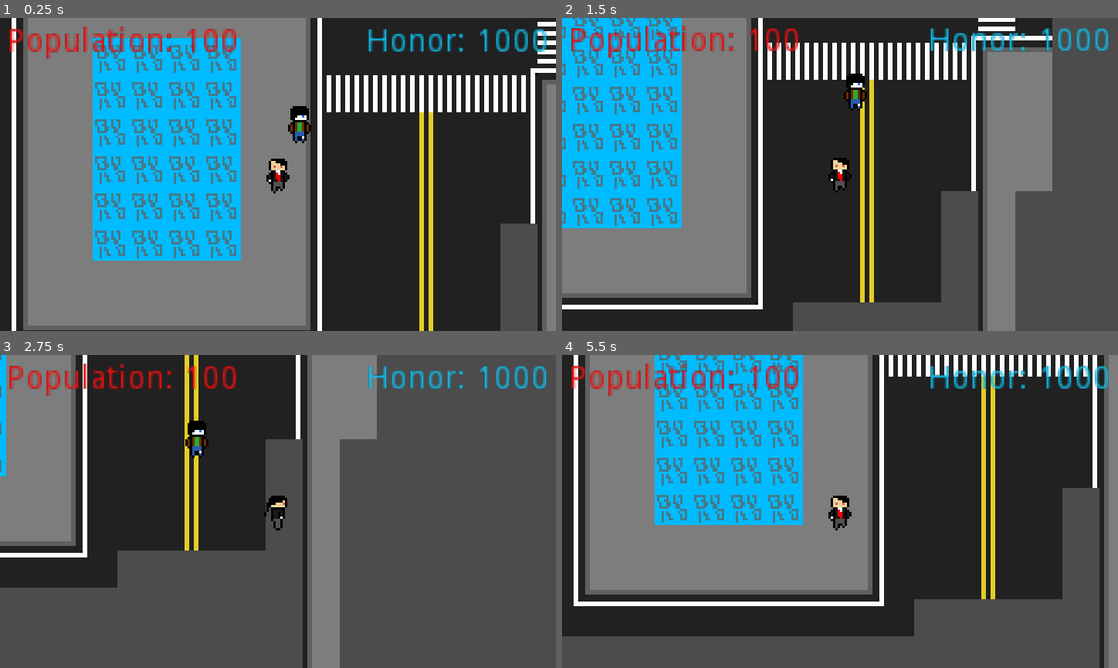
Above: before the commit, frames 1-4 (two rows, left to right).
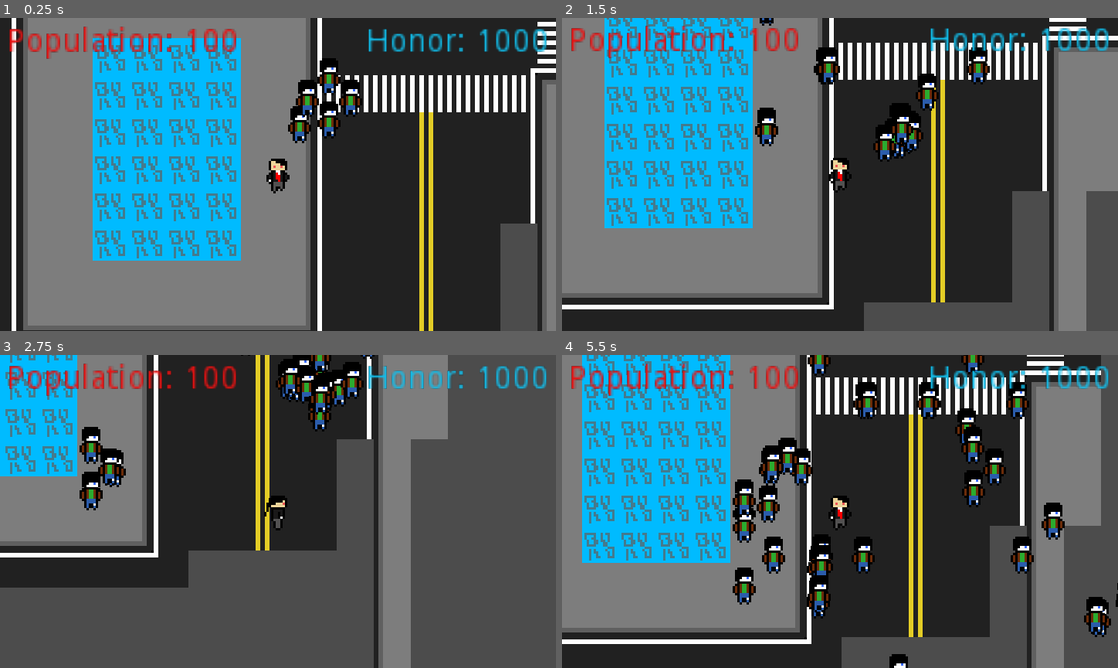
Above: after the commit, the same moments.

Repository: Jam-Bam/Who-is-the-Enemy
Game: Godot game, scene res://Base.tscn
Two runs of this game, one before a commit and one after it. Both use one fixed random seed, a clock stepped at 60 frames per second and the inputs below.
Inputs:
- Up to frame 1 (0.25 s): no input
- Up to frame 2 (1.5 s): tap Enter at 0.5 s; hold Right (ui_right) 0.53-1.28 s; tap E (ask) at 0.6, 1.35 s; hold Down (ui_down) from 1.28 s (still down)
- Up to frame 3 (2.75 s): release Down (ui_down) at 2.03 s; hold Right (ui_right) from 2.03 s (still down); tap E (ask) at 2.1 s
- Up to frame 4 (5.5 s): release Right (ui_right) at 2.78 s; hold Up (ui_up) 2.78-3.53 s; tap E (ask) every 0.75 s from 2.85 to 5.1 s; hold Left (ui_left) 3.53-5.03 s; hold Down (ui_down) from 5.03 s (still down)

The runs differ from the first frame. In frame 1, 1.4% of the frame differs, in the area x 53-66%, y 12-39%; in frame 2, 56%; in frame 3, 35%; in frame 4, 65%, in the area x 0-100%, y 0-100%.

Commit message:
Lots of people

Diff:
--- /dev/null
+++ b/Base.gd
@@ -0,0 +1,9 @@
+extends Node
+
+var NPC_Resource = load("res://NPCs/NPC.tscn")
+
+func _ready():
+	for i in range(100):
+		var NPC = NPC_Resource.instance()
+		add_child(NPC)
+		NPC.position = Vector2(350,50)
--- a/Base.tscn
+++ b/Base.tscn
@@ -1,19 +1,21 @@
-[gd_scene load_steps=4 format=2]
+[gd_scene load_steps=5 format=2]
 
-[ext_resource path="res://Tiles/city.tres" type="TileSet" id=1]
-[ext_resource path="res://Player/Player.tscn" type="PackedScene" id=2]
-[ext_resource path="res://NPCs/NPC.tscn" type="PackedScene" id=3]
+[ext_resource path="res://Base.gd" type="Script" id=1]
+[ext_resource path="res://Tiles/city.tres" type="TileSet" id=2]
+[ext_resource path="res://Player/Player.tscn" type="PackedScene" id=3]
+[ext_resource path="res://NPCs/NPC.tscn" type="PackedScene" id=4]
 
 [node name="Node" type="Node"]
+script = ExtResource( 1 )
 
 [node name="TileMap" type="TileMap" parent="."]
-tile_set = ExtResource( 1 )
+tile_set = ExtResource( 2 )
 cell_size = Vector2( 16, 16 )
 format = 1
 tile_data = PoolIntArray( -524277, 3, 0, -524276, 3, 0, -524275, 3, 0, -524274, 3, 0, -524273, 3, 0, -524272, 4, 0, -52 …(5399 unchanged characters)…
 
-[node name="Player" parent="." instance=ExtResource( 2 )]
+[node name="Player" parent="." instance=ExtResource( 3 )]
 position = Vector2( 328, 80 )
 
-[node name="NPC" parent="." instance=ExtResource( 3 )]
+[node name="NPC" parent="." instance=ExtResource( 4 )]
 position = Vector2( 328, 64 )
--- a/NPCs/NPC.tscn
+++ b/NPCs/NPC.tscn
@@ -2,9 +2,9 @@
 
 [ext_resource path="res://NPCs/NPC.gd" type="Script" id=1]
 [ext_resource path="res://NPCs/Leather Man/lidle0.png" type="Texture" id=2]
-[ext_resource path="res://NPCs/Leather Man/lidle3.png" type="Texture" id=3]
+[ext_resource path="res://NPCs/Leather Man/lidle2.png" type="Texture" id=3]
 [ext_resource path="res://NPCs/Leather Man/lidle1.png" type="Texture" id=4]
-[ext_resource path="res://NPCs/Leather Man/lidle2.png" type="Texture" id=5]
+[ext_resource path="res://NPCs/Leather Man/lidle3.png" type="Texture" id=5]
 
 [sub_resource type="SpriteFrames" id=1]
 animations = [ {
@@ -15,7 +15,7 @@
 }, {
 "frames": [ ExtResource( 3 ) ],
 "loop": true,
-"name": "idler",
+"name": "idleu",
 "speed": 5.0
 }, {
 "frames": [ ExtResource( 4 ) ],
@@ -25,7 +25,7 @@
 }, {
 "frames": [ ExtResource( 5 ) ],
 "loop": true,
-"name": "idleu",
+"name": "idler",
 "speed": 5.0
 } ]
 
--- a/Player/Player.tscn
+++ b/Player/Player.tscn
@@ -3,14 +3,14 @@
 [ext_resource path="res://Player/Player.gd" type="Script" id=1]
 [ext_resource path="res://Player/Main Character Sprites/MC-FrontAni0.png.png" type="Texture" id=2]
 [ext_resource path="res://Player/Main Character Sprites/MC-FrontAni1.png.png" type="Texture" id=3]
-[ext_resource path="res://Player/Main Character Sprites/MC-IdleBack.png.png" type="Texture" id=4]
-[ext_resource path="res://Player/Main Character Sprites/MC-BackAni0.png.png" type="Texture" id=5]
-[ext_resource path="res://Player/Main Character Sprites/MC-BackAni1.png.png" type="Texture" id=6]
-[ext_resource path="res://Player/Main Character Sprites/MC-IdleLeft.png.png" type="Texture" id=7]
-[ext_resource path="res://Player/Main Character Sprites/MC-LeftAni0.png.png" type="Texture" id=8]
-[ext_resource path="res://Player/Main Character Sprites/MC-LeftAni1.png.png" type="Texture" id=9]
-[ext_resource path="res://Player/Main Character Sprites/MC-LeftAni2.png.png" type="Texture" id=10]
-[ext_resource path="res://Player/Main Character Sprites/MC-LeftAni3.png.png" type="Texture" id=11]
+[ext_resource path="res://Player/Main Character Sprites/MC-LeftAni0.png.png" type="Texture" id=4]
+[ext_resource path="res://Player/Main Character Sprites/MC-LeftAni1.png.png" type="Texture" id=5]
+[ext_resource path="res://Player/Main Character Sprites/MC-LeftAni2.png.png" type="Texture" id=6]
+[ext_resource path="res://Player/Main Character Sprites/MC-LeftAni3.png.png" type="Texture" id=7]
+[ext_resource path="res://Player/Main Character Sprites/MC-IdleLeft.png.png" type="Texture" id=8]
+[ext_resource path="res://Player/Main Character Sprites/MC-IdleBack.png.png" type="Texture" id=9]
+[ext_resource path="res://Player/Main Character Sprites/MC-BackAni0.png.png" type="Texture" id=10]
+[ext_resource path="res://Player/Main Character Sprites/MC-BackAni1.png.png" type="Texture" id=11]
 [ext_resource path="res://Player/Population.gd" type="Script" id=12]
 [ext_resource path="res://Player/Honor.gd" type="Script" id=13]
 
@@ -21,29 +21,29 @@
 "name": "walkd",
 "speed": 5.0
 }, {
+"frames": [ ExtResource( 4 ), ExtResource( 5 ), ExtResource( 6 ), ExtResource( 7 ) ],
+"loop": true,
+"name": "walks",
+"speed": 5.0
+}, {
+"frames": [ ExtResource( 8 ) ],
+"loop": true,
+"name": "idles",
+"speed": 5.0
+}, {
 "frames": [ ExtResource( 2 ) ],
 "loop": true,
 "name": "idled",
 "speed": 5.0
 }, {
-"frames": [ ExtResource( 4 ) ],
+"frames": [ ExtResource( 9 ) ],
 "loop": true,
 "name": "idleu",
 "speed": 5.0
 }, {
-"frames": [ ExtResource( 5 ), ExtResource( 6 ) ],
+"frames": [ ExtResource( 10 ), ExtResource( 11 ) ],
 "loop": true,
 "name": "walku",
-"speed": 5.0
-}, {
-"frames": [ ExtResource( 7 ) ],
-"loop": true,
-"name": "idles",
-"speed": 5.0
-}, {
-"frames": [ ExtResource( 8 ), ExtResource( 9 ), ExtResource( 10 ), ExtResource( 11 ) ],
-"loop": true,
-"name": "walks",
 "speed": 5.0
 } ]
 
